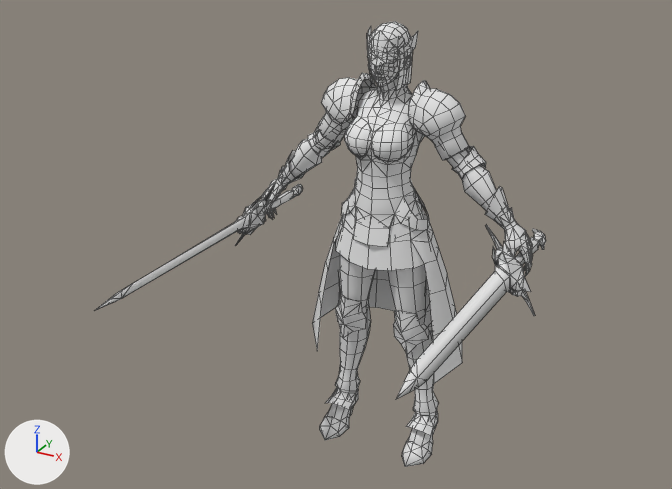
One commit to the COLLADA model media/models/persons/Model_D0901D40/Model_D0901D40.dae: the scene before it, then after it.
Both versions are drawn from a 50 mm camera at (1.65, -3.52, 2.7) aimed at (-0.04, -0.45, 1.16). Every picture has the same lights, and +X, +Y and +Z are marked at lower left. Mesh edges are drawn as thin lines.

Names of what the first picture shows: 'nvsheng polySurface5'.
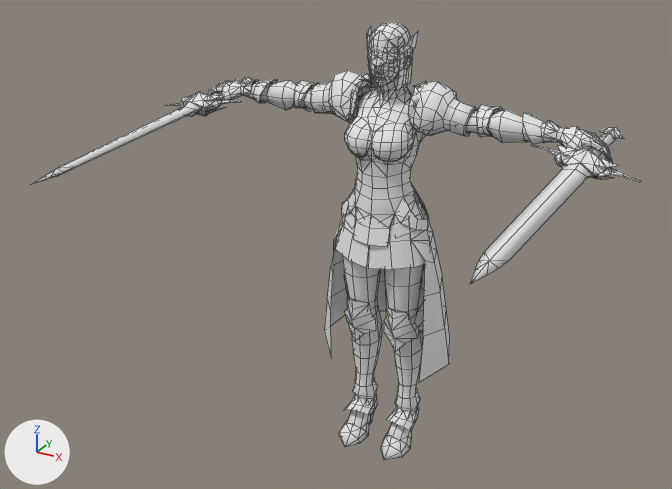
Diff of the bpy script that builds the scene:
```diff
--- a/media/models/persons/Model_D0901D40/Model_D0901D40.dae.py
+++ b/media/models/persons/Model_D0901D40/Model_D0901D40.dae.py
@@ me_nvsheng_polysurface5 @@
 # used by ob_nvsheng_polysurface5; location = (0.0, 0.0, 0.0); rotation_euler = (1.571, 0.0, 0.0), in degrees (90, 0, 0); scale = (0.0455, 0.0455, 0.0455)
-me_nvsheng_polysurface5.from_pydata(...)  # 2146 vertices, 2616 faces; spans x -16.2..16.2, y 0.0..44.0, z -5.4..27.6
+me_nvsheng_polysurface5.from_pydata(...)  # 2155 vertices, 2616 faces; spans x -1.1..1.1, y -1.3..0.2, z 0.0..2.0
+# me_nvsheng_polysurface5 part 1: the loose piece of 164 vertices spanning x -16.2..-11.0, y 19.7..27.6, z -5.4..27.6 is multiplied about its middle by the matrix ((0.031, 0.033, 0.001), (0.002, 0.0, -0.045), (-0.033, 0.031, -0.002)), then moved by (12.7, -24.2, -9.5)
+# me_nvsheng_polysurface5 part 2: the loose piece of 28 vertices spanning x -9.2..-6.1, y 29.9..33.2, z -1.3..1.9 is scaled about its middle by (0.0256, 0.00056, -0.0021), then moved by (7.2, -31.6, 1.3)
+# me_nvsheng_polysurface5 part 3: the loose piece of 25 vertices spanning x -6.2..-1.6, y 11.9..18.1, z -0.8..4.1 is multiplied about the mesh origin by the matrix ((0.045, -0.005, 0.0), (0.0, 0.0, -0.045), (0.005, 0.045, 0.0))
+# me_nvsheng_polysurface5 part 4: the loose piece of 98 vertices spanning x -7.8..-2.6, y 31.8..38.9, z -2.0..3.3 is multiplied about its middle by the matrix ((0.034, 0.024, 0.001), (0.001, 0.001, -0.041), (-0.024, 0.034, 0.0)), then moved by (5.0, -35.4, 1.0)
+# me_nvsheng_polysurface5 part 5: the loose piece of 164 vertices spanning x 11.0..16.2, y 19.7..27.6, z -5.4..27.6 is multiplied about its middle by the matrix ((0.031, -0.033, -0.001), (-0.002, 0.0, -0.045), (0.033, 0.031, -0.002)), then moved by (-12.7, -24.2, -9.5)
+# me_nvsheng_polysurface5 part 6: the loose piece of 28 vertices spanning x 6.1..9.2, y 29.9..33.2, z -1.3..1.9 is scaled about its middle by (0.0256, 0.00056, -0.0021), then moved by (-7.2, -31.6, 1.3)
+# me_nvsheng_polysurface5 part 7: the loose piece of 25 vertices spanning x 1.6..6.2, y 11.9..18.1, z -0.8..4.1 is multiplied about the mesh origin by the matrix ((0.045, 0.005, 0.0), (0.0, 0.0, -0.045), (-0.005, 0.045, 0.0))
+# me_nvsheng_polysurface5 part 8: the loose piece of 98 vertices spanning x 2.6..7.8, y 31.8..38.9, z -2.0..3.3 is multiplied about its middle by the matrix ((0.034, -0.024, -0.001), (-0.001, 0.001, -0.041), (0.024, 0.034, 0.0)), then moved by (-5.0, -35.4, 1.0)
+# me_nvsheng_polysurface5 part 9: a new loose piece of 1466 vertices spanning x -0.9..0.9, y -0.2..0.2, z 0.0..2.0
+# me_nvsheng_polysurface5 part 10: 1457 vertices removed from x -14.8..14.8, y 0.0..44.0, z -5.3..5.4
 me_nvsheng_polysurface5.materials.append(mat_castle_enchanter1)
@@ ob_nvsheng_polysurface5 @@
 ob_nvsheng_polysurface5.location = (0.0, 0.0, 0.0)
-ob_nvsheng_polysurface5.rotation_euler = (1.571, 0.0, 0.0)  # degrees (90, 0, 0)
-ob_nvsheng_polysurface5.scale = (0.0455, 0.0455, 0.0455)
```

Boxes (x1, y1, x2, y2) around the edits, measured in the pictures (672 x 489 px; the box of a moved part takes in the faces that stretch with it):
'nvsheng polySurface5', reshaped, turned, rescaled
    before: (94, 21, 546, 467)
    after: (31, 21, 640, 460)
part 1 of me_nvsheng_polysurface5, moved or reshaped
    before: (94, 183, 303, 311)
    after: (31, 77, 253, 185)
part 2 of me_nvsheng_polysurface5, moved or reshaped
    before: (308, 126, 340, 157)
    after: (293, 80, 319, 111)
part 3 of me_nvsheng_polysurface5, moved or reshaped
    before: (335, 270, 365, 338)
    after: (344, 275, 376, 341)
part 4 of me_nvsheng_polysurface5, moved or reshaped
    before: (318, 73, 376, 143)
    after: (310, 70, 376, 121)
part 5 of me_nvsheng_polysurface5, moved or reshaped
    before: (396, 224, 546, 399)
    after: (470, 127, 640, 284)
part 6 of me_nvsheng_polysurface5, moved or reshaped
    before: (452, 146, 486, 180)
    after: (476, 105, 503, 138)
part 7 of me_nvsheng_polysurface5, moved or reshaped
    before: (393, 304, 432, 355)
    after: (384, 303, 424, 352)
part 8 of me_nvsheng_polysurface5, moved or reshaped
    before: (408, 80, 469, 160)
    after: (408, 81, 477, 136)
part 9 of me_nvsheng_polysurface5, added
    after: (207, 21, 612, 460)
part 10 of me_nvsheng_polysurface5, deleted
    before: (261, 21, 533, 467)
